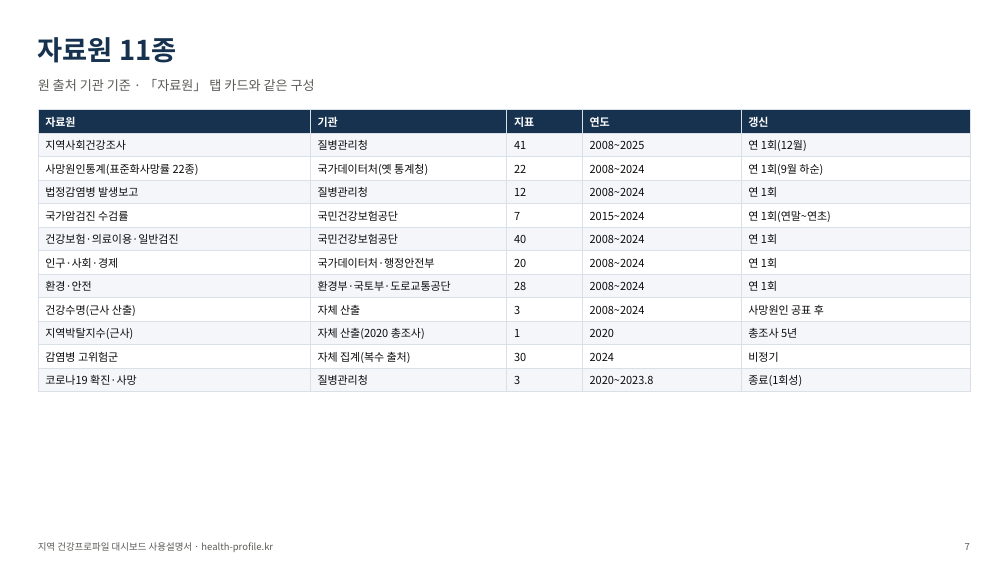
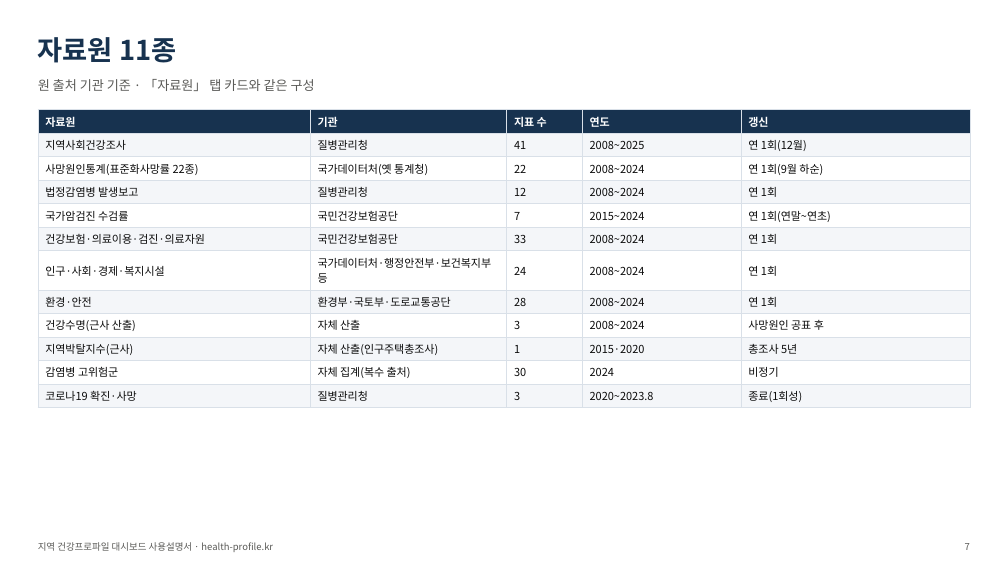
Before and after one commit to soonryu74/soonryu74.github.io, a slide deck: slide 7 of health-dashboard/docs/지역건강프로파일_대시보드_사용설명서_v1.pptx. Drawn at 1008x567 pixels with LibreOffice and Linux fonts; fonts in the diff are those of the drawing. Boxes give left, top, right and bottom in pixels: in the first picture for what was removed or moved away, otherwise in the second. Text is boxed around its words. In the diff, an @@ line names an element or a change of style, - is before the commit and + after.

```diff
--- a/health-dashboard/docs/지역건강프로파일_대시보드_사용설명서_v1.pptx
+++ b/health-dashboard/docs/지역건강프로파일_대시보드_사용설명서_v1.pptx
@@ table at (38, 110, 970, 406) @@
-row 1, column 3: 지표
+row 1, column 3: 지표 수
-row 6, column 1: 건강보험·의료이용·일반검진
+row 6, column 1: 건강보험·의료이용·검진·의료자원
-row 6, column 3: 40
+row 6, column 3: 33
-row 7: 인구·사회·경제 | 국가데이터처·행정안전부 | 20 | 2008~2024 | 연 1회
+row 7: 인구·사회·경제·복지시설 | 국가데이터처·행정안전부·보건복지부 등 | 24 | 2008~2024 | 연 1회
-row 10, column 2: 자체 산출(2020 총조사)
+row 10, column 2: 자체 산출(인구주택총조사)
-row 10, column 4: 2020
+row 10, column 4: 2015·2020
```
Also in this commit, not shown: 12 other slides changed, 52 other files.
